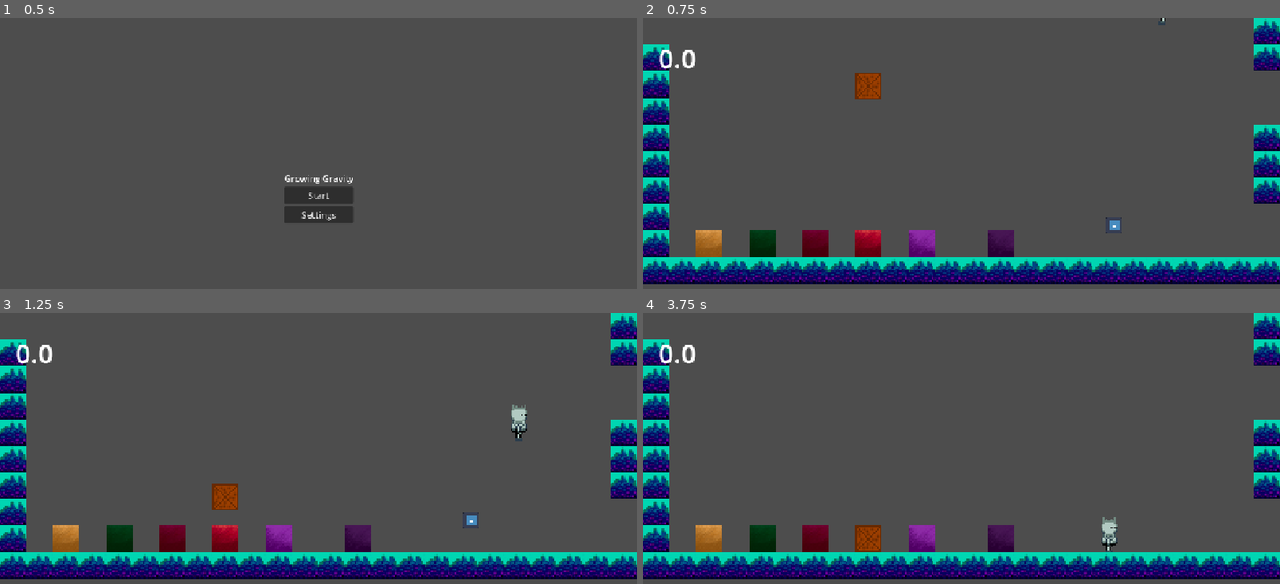
Above: before the commit, frames 1-4 (two rows, left to right).
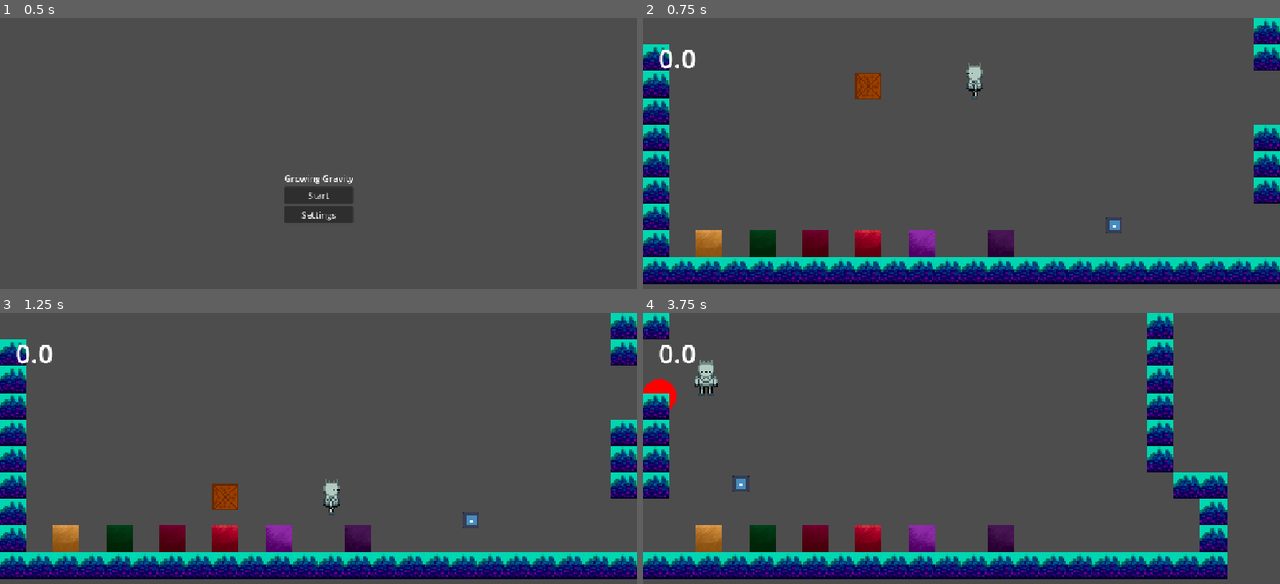
Above: after the commit, the same moments.

Repository: karelisso/R7L_fe
Game: Godot game, scene res://scenes/main_menu.tscn
The game is run twice, just before and just after one commit, with the same random seed, the same clock (stepped at 60 frames per second) and the same inputs. The engine's default icon, where the game draws it, is replaced by a stand-in: a white triangle on a blue panel in a dark square.
Inputs:
- Up to frame 1 (0.5 s): no input
- Up to frame 2 (0.75 s): click "Start" at 0.5 s
- Up to frame 3 (1.25 s): no input
- Up to frame 4 (3.75 s): hold Right (right) 1.28-2.78 s; tap Space (jump) at 1.52, 2.27 s; hold Left (left) 2.78-3.53 s; hold Right (right) from 3.53 s (still down)

Frame 1 is identical in both runs. In frame 2, 0.2% of the frame differs, in the area x 50-82%, y 0-30%; in frame 3, 0.5%; in frame 4, 10%, in the area x 0-100%, y 0-99%.

Commit message:
spawn anywhere 2

Diff:
--- a/scenes/Main.tscn
+++ b/scenes/Main.tscn
@@ -8,6 +8,7 @@
 
 [node name="main" type="Node2D" unique_id=1276813274]
 script = ExtResource("1_uu6xs")
+spawn = Vector2(200, 30)
 stages = PackedStringArray("res://levels/lvl1.tscn", "res://levels/lvl2.tscn")
 
 [node name="CanvasLayer" type="CanvasLayer" parent="." unique_id=1170587652]
--- a/scripts/handel_main.gd
+++ b/scripts/handel_main.gd
@@ -1,5 +1,6 @@
 extends Node2D
 @export var gravity:float
+@export var spawn:Vector2
 @onready var text:Label = $CanvasLayer/Label
 @export var stages:PackedStringArray
 @onready var sceneparent:Node = $CanvasLayer/SubViewportContainer/subviewport/Parent
@@ -10,7 +11,7 @@
 	#var instanced_scene = some_scene.instance() # returns an instance of the scene
 	#sceneparent.add_child(some_scene)
 	add_to_group("manager")
-	ChangeScene(0,313.125,-15.939)
+	ChangeScene(0,spawn.x,spawn.y)
 func _process(delta: float) -> void:
 	text.text = str(gravity)
 func ChangeScene(tooo:int,x:int,y:int):
